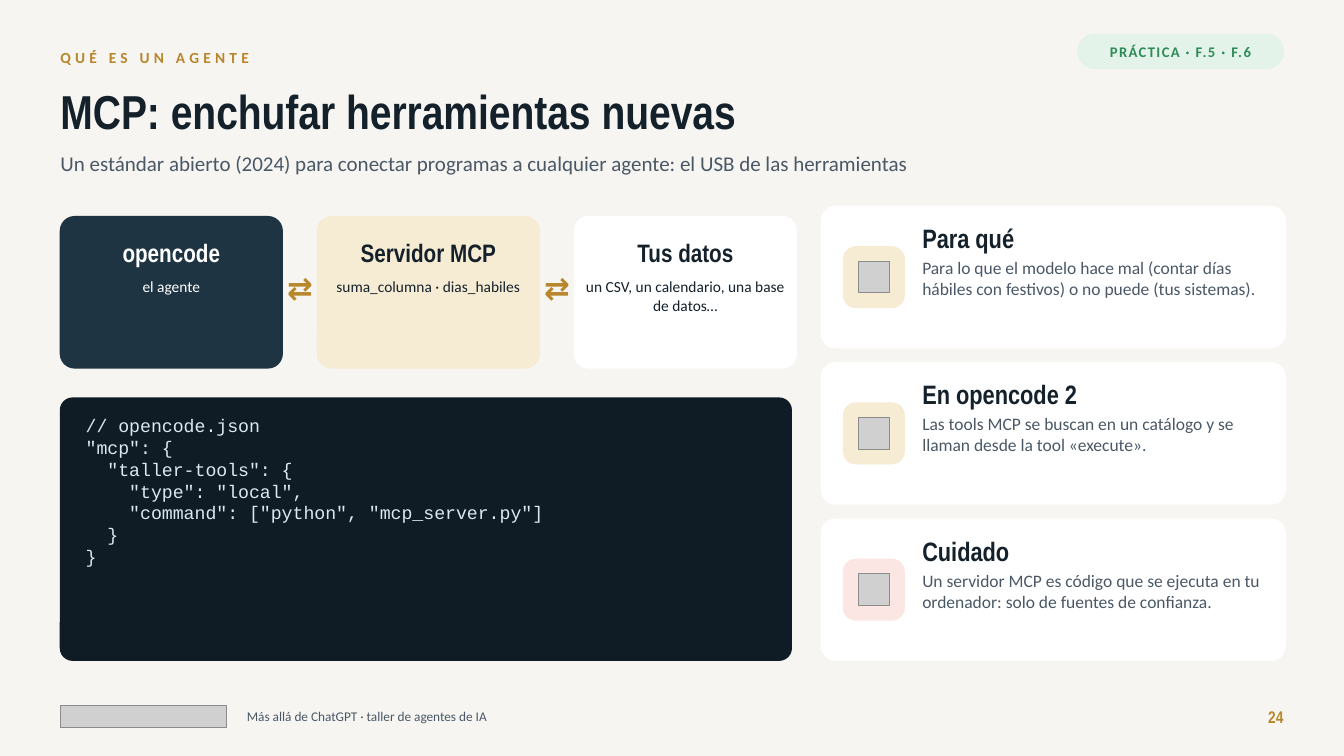
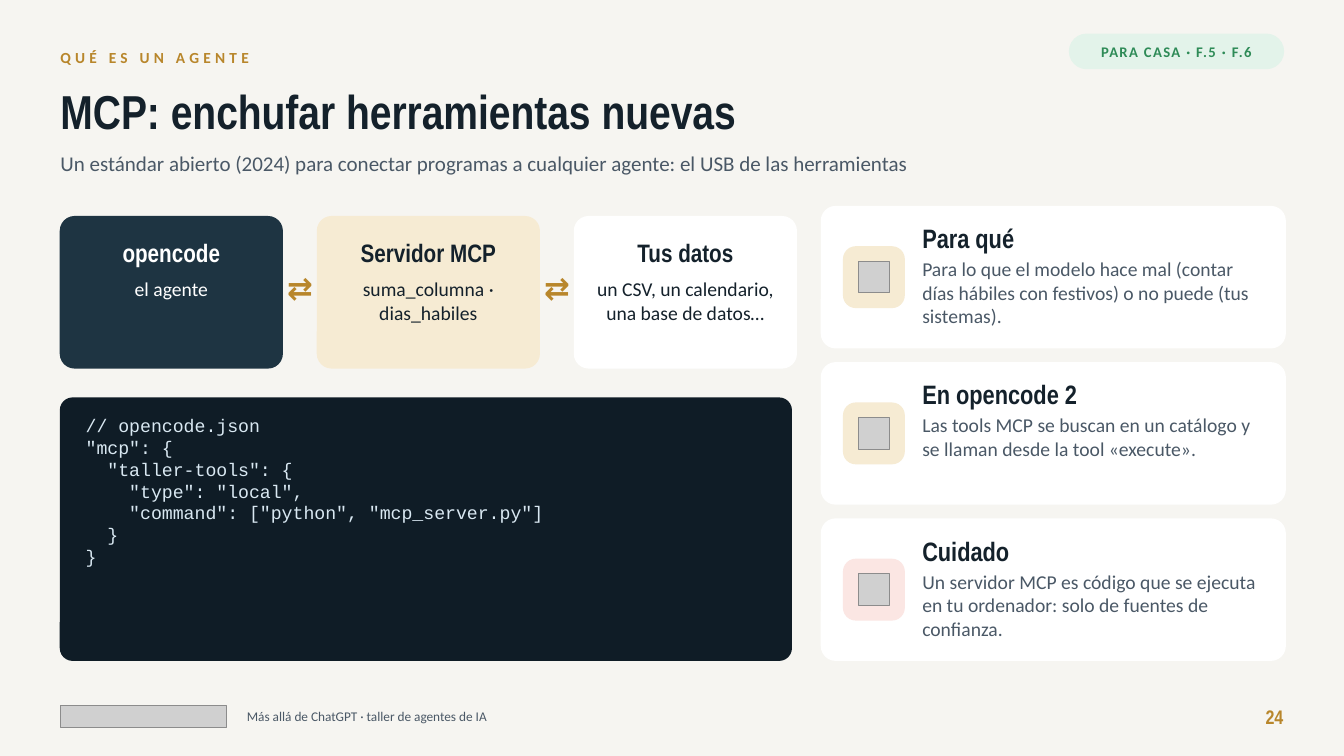
Before and after one commit to jlasherasTracasa/taller_semana_ia_2026, a slide deck: slide 24 of presentacion/taller-agentes-ia.pptx. Drawn at 1344x756 pixels with LibreOffice and Linux fonts; fonts in the diff are those of the drawing; grey boxes stand for pictures. Boxes give left, top, right and bottom in pixels: in the first picture for what was removed or moved away, otherwise in the second. Text is boxed around its words. In the diff, an @@ line names an element or a change of style, - is before the commit and + after.

Commit message:
Presentación: horario realista con descanso (18:05) y 10 min de colchón, historia exprés, F.5-F.8 «para casa», letra mínima de 14 pt en las tarjetas

```diff
--- a/presentacion/taller-agentes-ia.pptx
+++ b/presentacion/taller-agentes-ia.pptx
@@ rounded rectangle: place and size @@
-rounded rectangle at (1078,34,1284,69)
+rounded rectangle at (1070,34,1284,69)
@@ text at (1101,47,1252,57): text changed @@
-PRÁCTICA · F.5 · F.6
+PARA CASA · F.5 · F.6
@@ size 11 to 14 pt in 3 elements at (135,282,208,300), (363,282,485,323), (597,282,773,320) @@
@@ size 12.5 to 14 pt in 3 elements at (922,262,1248,326), (922,418,1250,456), (922,575,1256,636) @@
@@ text "24" at (1266,710,1284,724): size 12 to 14 pt @@
```
Also in this commit, not shown: 53 other slides changed, 1 slide added, 2 other files.
